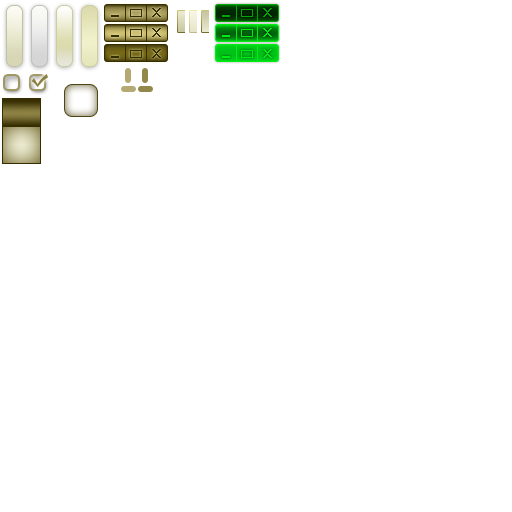
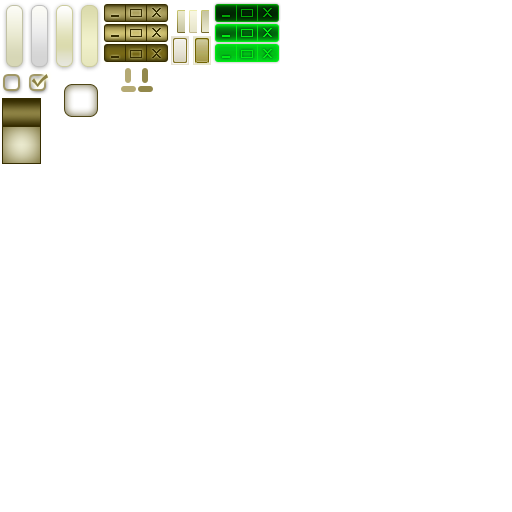
Layers edited between the first and the second w=512, h=512 image:
added layer "图层 2" above "框框 光栅" over [171, 36, 211, 65]
hid "背景" over [31, 36, 211, 89]
